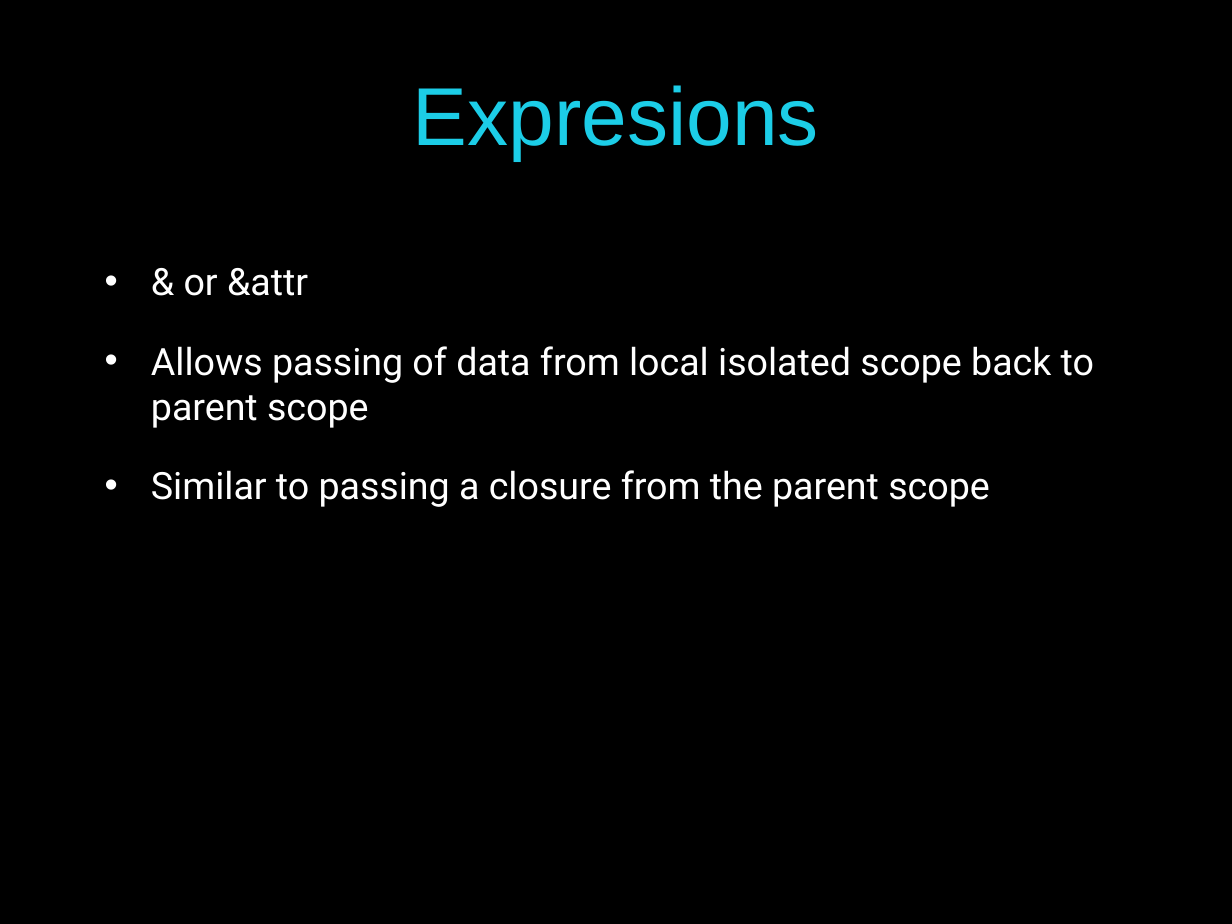
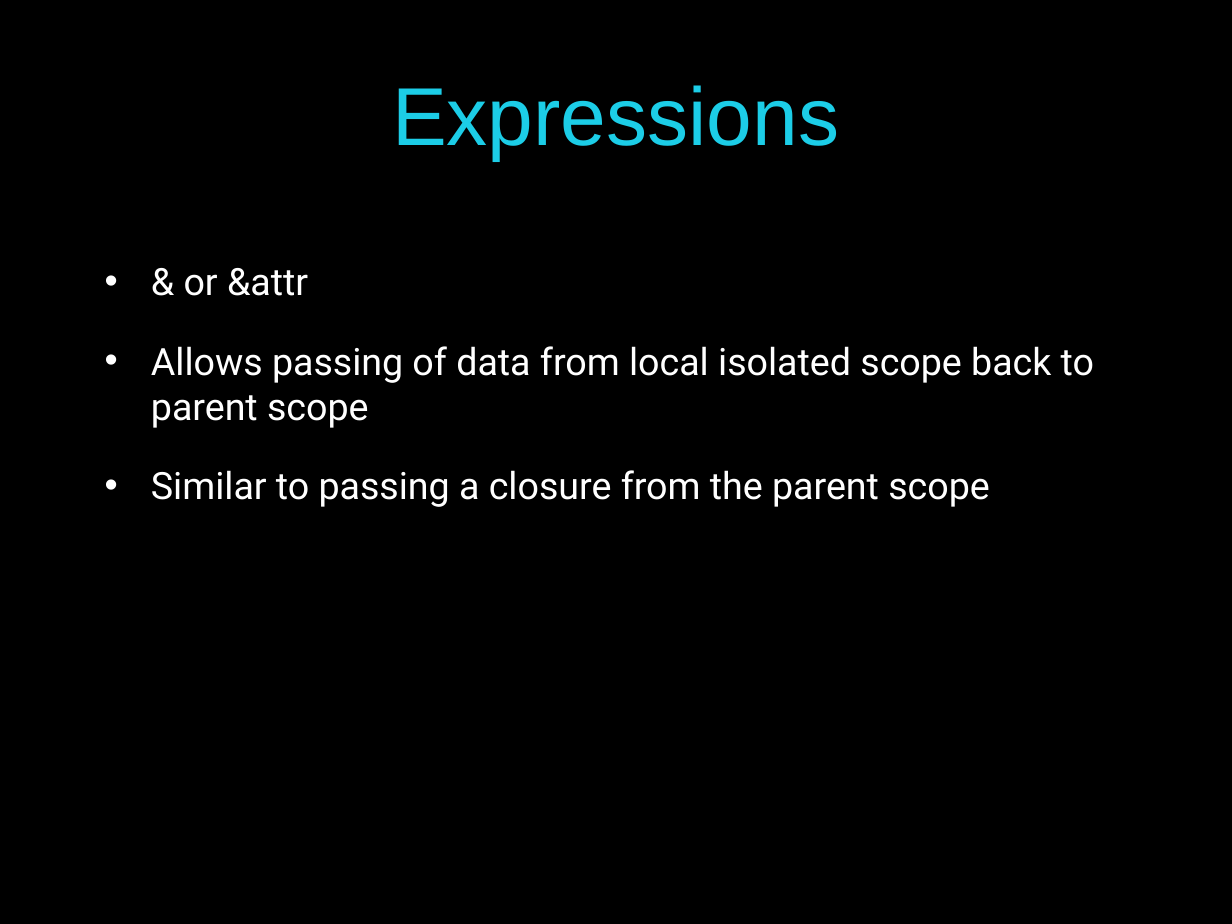
Before and after one commit to pmaccart/ng-bootcamp, a slide deck: slide 22 of slides/ng-bootcamp-day-4.pptx (slide 21 before the commit). Drawn at 1232x924 pixels with LibreOffice and Linux fonts; fonts in the diff are those of the drawing. Boxes give left, top, right and bottom in pixels: in the first picture for what was removed or moved away, otherwise in the second. Text is boxed around its words. In the diff, an @@ line names an element or a change of style, - is before the commit and + after.

Commit message:
typo

```diff
--- a/slides/ng-bootcamp-day-4.pptx
+++ b/slides/ng-bootcamp-day-4.pptx
@@ title at (392, 85, 839, 160): text changed @@
-Expresions
+Expressions
```
Also in this commit, not shown: 2 other slides changed, 1 slide added.
